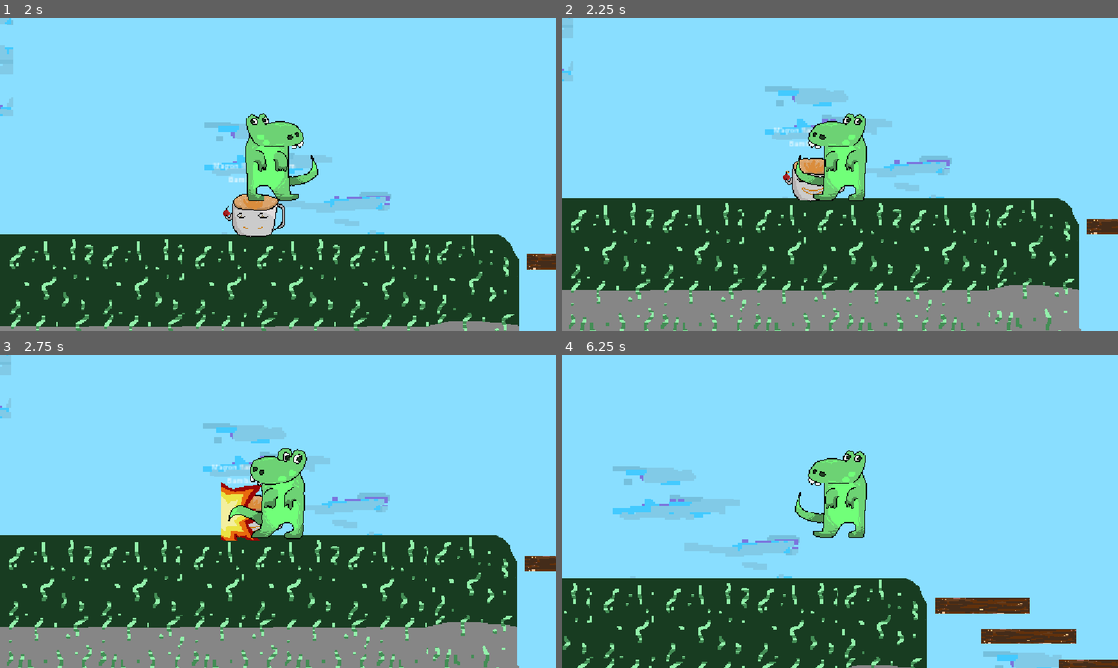
Above: before the commit, frames 1-4 (two rows, left to right).
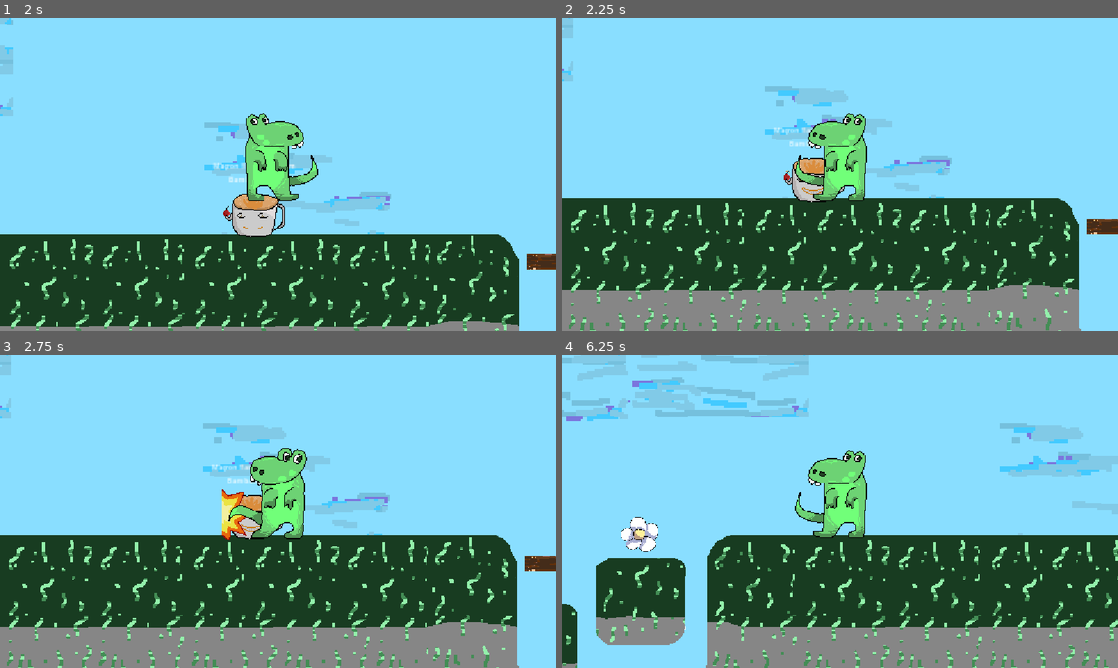
Above: after the commit, the same moments.

Repository: Tchetchouille/Chaos-Jam
Game: Godot game, scene res://platformer/main(mei).tscn
Same seed, same stepped clock (60 frames per second), same inputs: the game is played once before the commit and once after it. This scene is started directly instead of the project's main scene.
Inputs:
- Up to frame 1 (2 s): tap Enter (ui_accept) at 0.5, 0.77, 1.52 s; hold V 0.53-1.28 s; hold Right (ui_right) from 0.53 s (still down); tap V at 1.35 s
- Up to frame 2 (2.25 s): release Right (ui_right) at 2.03 s; hold Left (ui_left) from 2.03 s (still down); hold V from 2.03 s (still down)
- Up to frame 3 (2.75 s): keep holding Left (ui_left); keep holding V
- Up to frame 4 (6.25 s): release Left (ui_left) at 2.78 s; release V at 2.78 s; hold Right (ui_right) 2.78-4.28 s; tap V at 2.85, 4.35, 5.85 s; tap Enter (ui_accept) at 3.02, 3.77, 4.52, 6.02 s; hold V 3.53-4.28 s; hold Left (ui_left) 4.28-5.03 s; hold Right (ui_right) 5.03-5.78 s; hold V 5.03-5.78 s; hold Left (ui_left) from 5.78 s (still down)

Frame 1 is identical in both runs. In frame 2, less than 0.1% of the frame differs, in the area x 39-50%, y 46-59%; in frame 3, 0.7%; in frame 4, 36%, in the area x 0-100%, y 0-100%.

Commit message:
fixed music + flowers

Diff:
--- a/chaos-aaaaaaaaaaaaaaaaaaaah/Singletons/global_music.tscn
+++ b/chaos-aaaaaaaaaaaaaaaaaaaah/Singletons/global_music.tscn
@@ -6,3 +6,4 @@
 stream = ExtResource("1_25ddj")
 volume_db = 2.0
 autoplay = true
+parameters/looping = true
--- a/chaos-aaaaaaaaaaaaaaaaaaaah/platformer/main(mei).tscn
+++ b/chaos-aaaaaaaaaaaaaaaaaaaah/platformer/main(mei).tscn
@@ -2877,7 +2877,6 @@
 position = Vector2(1, 0)
 
 [node name="Player" parent="." unique_id=1185415252 instance=ExtResource("7_jcepq")]
-collision_layer = 1
 collision_mask = 7
 
 [node name="flowers" type="Node2D" parent="." unique_id=118697118]
Not shown: 1 places in chaos-aaaaaaaaaaaaaaaaaaaah/platformer/main(mei).tscn that only renumber resources
